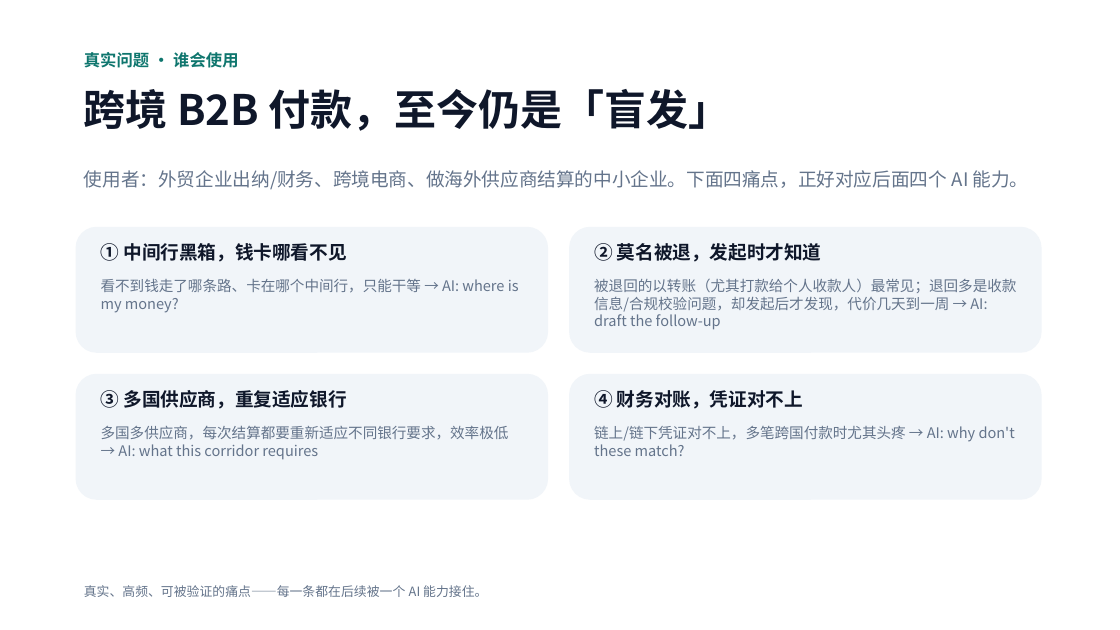
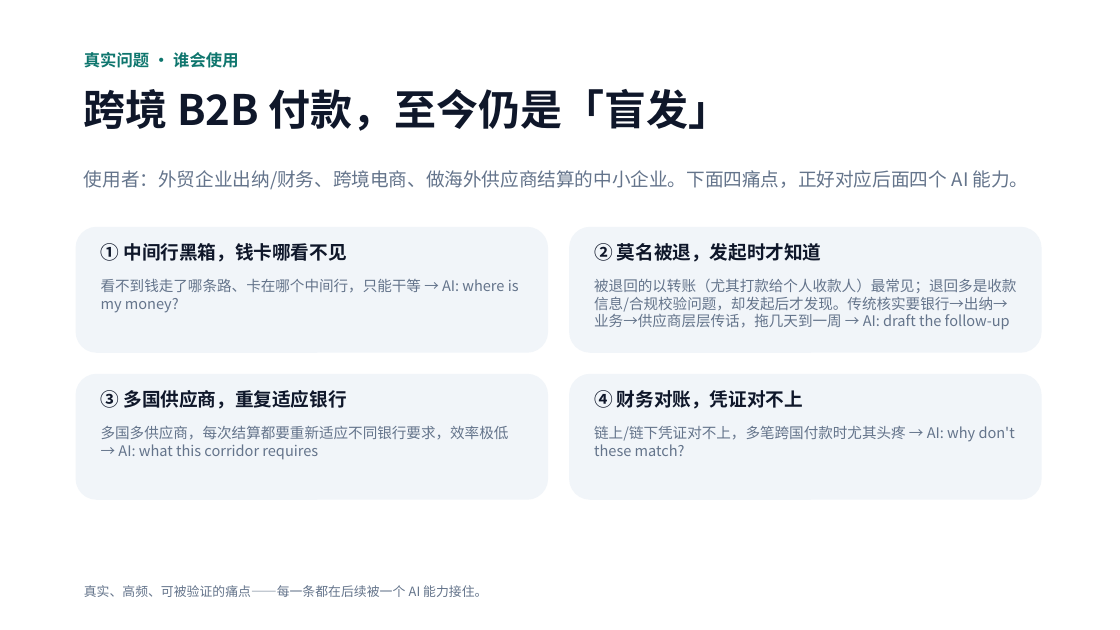
Before and after one commit to Michael-4753/flowguard-payout, a slide deck: slide 3 of public/FlowGuard-Hackathon-Pitch.pptx. Drawn at 1120x630 pixels with LibreOffice and Linux fonts; fonts in the diff are those of the drawing. Boxes give left, top, right and bottom in pixels: in the first picture for what was removed or moved away, otherwise in the second. Text is boxed around its words. In the diff, an @@ line names an element or a change of style, - is before the commit and + after.

```diff
--- a/public/FlowGuard-Hackathon-Pitch.pptx
+++ b/public/FlowGuard-Hackathon-Pitch.pptx
@@ text at box(594, 278, 1016, 330): text changed @@
-被退回的以转账（尤其打款给个人收款人）最常见；退回多是收款信息/合规校验问题，却发起后才发现，代价几天到一周 → AI: draft the follow-up
+被退回的以转账（尤其打款给个人收款人）最常见；退回多是收款信息/合规校验问题，却发起后才发现。传统核实要银行→出纳→业务→供应商层层传话，拖几天到一周 → AI: draft the follow-up
```
Also in this commit, not shown: 1 other slide changed.
